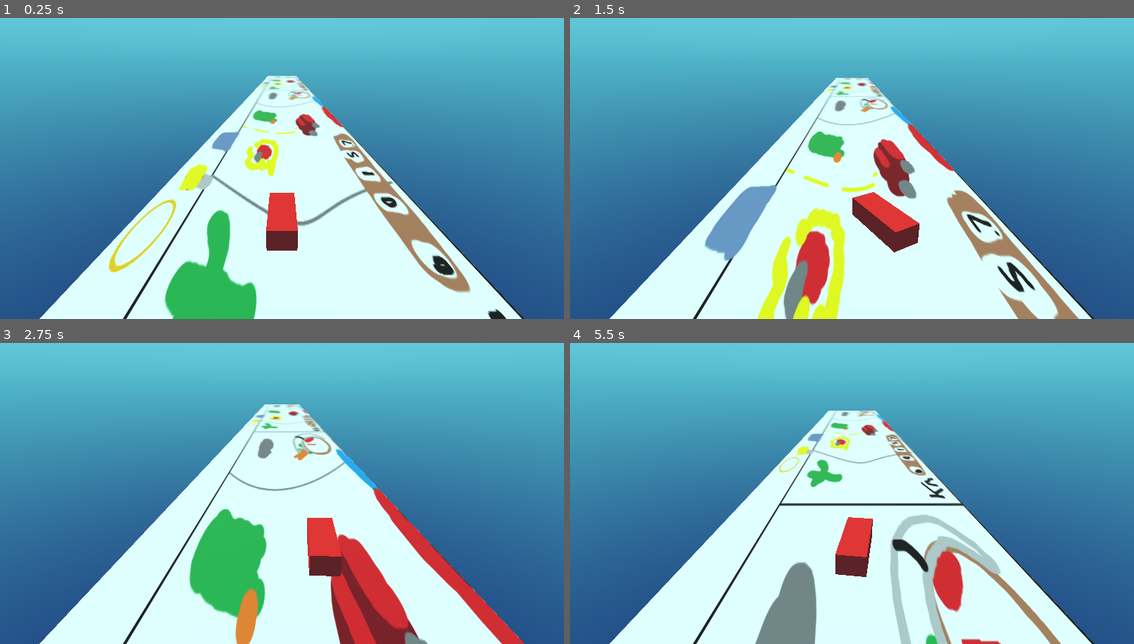
Above: before the commit, frames 1-4 (two rows, left to right).
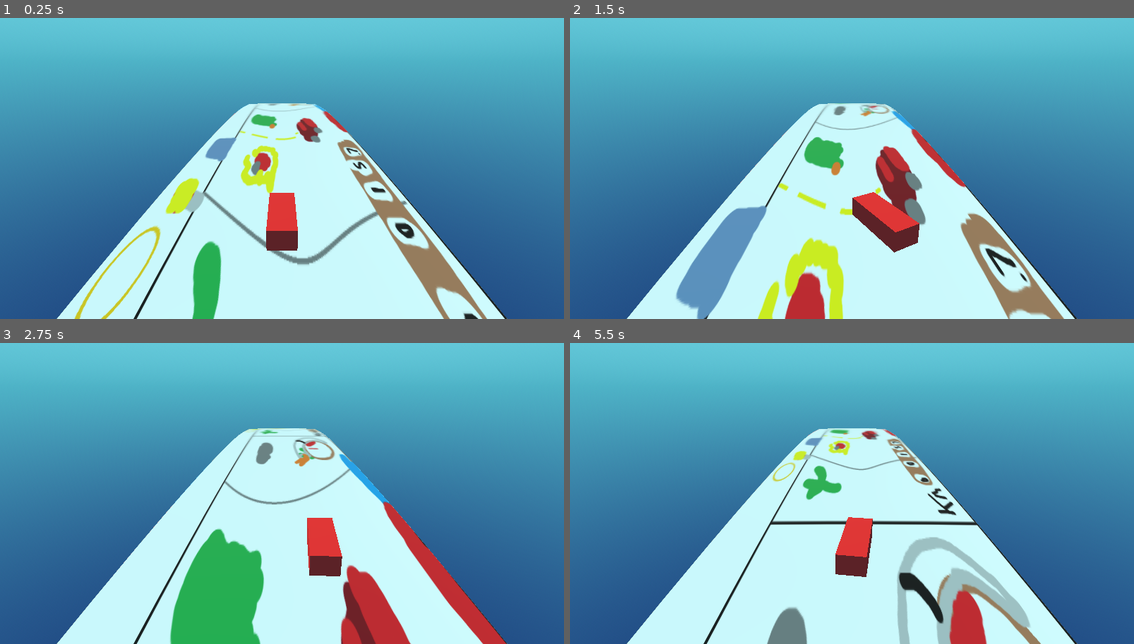
Above: after the commit, the same moments.

Repository: mpdacey/glass-half-full-jam
Game: Godot game, scene res://scenes/main_scene.tscn
The game is run twice, just before and just after one commit, with the same random seed, the same clock (stepped at 60 frames per second) and the same inputs.
Inputs (mouse positions are in pixels of both pictures, inside the frame that each line leads up to):
- Up to frame 1 (0.25 s): no input
- Up to frame 2 (1.5 s): move the mouse to (976, 144) at 0.52 s; move the mouse to (739, 177) at 1.27 s
- Up to frame 3 (2.75 s): move the mouse to (338, 415) at 2.02 s
- Up to frame 4 (5.5 s): move the mouse to (823, 547) at 2.77 s; move the mouse to (1021, 532) at 3.52 s; move the mouse to (682, 439) at 4.27 s; move the mouse to (880, 484) at 5.02 s

The runs differ from the first frame. In frame 1, 13% of the frame differs, in the area x 7-93%, y 19-100%; in frame 2, 14%; in frame 3, 12%; in frame 4, 13%.

Commit message:
Road now moves with shader instead of physically.

Diff:
--- a/scenes/main_scene.tscn
+++ b/scenes/main_scene.tscn
@@ -1,6 +1,7 @@
-[gd_scene load_steps=9 format=3 uid="uid://kaxdymo06lyx"]
+[gd_scene load_steps=10 format=3 uid="uid://kaxdymo06lyx"]
 
 [ext_resource type="PackedScene" uid="uid://dfjmcr7rm4hc" path="res://scenes/player_vehicle.tscn" id="1_w2twt"]
+[ext_resource type="Shader" uid="uid://c4c6rp47plcwj" path="res://shader/road_shader.gdshader" id="2_pu3yx"]
 [ext_resource type="Texture2D" uid="uid://cgf82balpvyuf" path="res://concept art.png" id="2_pw63i"]
 [ext_resource type="Script" uid="uid://cscsc5nnfu2sa" path="res://scripts/road_movement_controller.gd" id="3_7ykc4"]
 
@@ -19,11 +20,28 @@
 background_mode = 2
 sky = SubResource("Sky_w2twt")
 
-[sub_resource type="PlaneMesh" id="PlaneMesh_w2twt"]
+[sub_resource type="PlaneMesh" id="PlaneMesh_pu3yx"]
 size = Vector2(100, 20)
+subdivide_width = 20
+subdivide_depth = 4
 
-[sub_resource type="StandardMaterial3D" id="StandardMaterial3D_7ykc4"]
-albedo_texture = ExtResource("2_pw63i")
+[sub_resource type="ShaderMaterial" id="ShaderMaterial_gubc5"]
+render_priority = 0
+shader = ExtResource("2_pu3yx")
+shader_parameter/albedo = Color(1, 1, 1, 1)
+shader_parameter/texture_albedo = ExtResource("2_pw63i")
+shader_parameter/albedo_texture_size = Vector2i(1080, 720)
+shader_parameter/point_size = 1.0
+shader_parameter/roughness = 1.0
+shader_parameter/metallic_texture_channel = Vector4(1, 0, 0, 0)
+shader_parameter/specular = 0.5
+shader_parameter/metallic = 0.0
+shader_parameter/uv1_scale = Vector3(1, 1, 1)
+shader_parameter/uv1_offset = Vector3(0, 0, 0)
+shader_parameter/uv2_scale = Vector3(1, 1, 1)
+shader_parameter/uv2_offset = Vector3(0, 0, 0)
+shader_parameter/CURVATURE = 2.5
+shader_parameter/CURVATURE_DISTANCE = 35.0
 
 [node name="MainScene" type="Node3D"]
 
@@ -44,16 +62,11 @@
 [node name="Road" type="Node3D" parent="."]
 
 [node name="RoadSegment1" type="MeshInstance3D" parent="Road"]
-transform = Transform3D(1, 0, 0, 0, 1, 0, 0, 0, 1, 40, 0, 0)
-mesh = SubResource("PlaneMesh_w2twt")
+transform = Transform3D(1, 0, 0, 0, 1, 0, 0, 0, 1, 37, 0, 0)
+mesh = SubResource("PlaneMesh_pu3yx")
 skeleton = NodePath("../..")
-surface_material_override/0 = SubResource("StandardMaterial3D_7ykc4")
+surface_material_override/0 = SubResource("ShaderMaterial_gubc5")
 
-[node name="RoadSegment2" type="MeshInstance3D" parent="Road"]
-transform = Transform3D(1, 0, 0, 0, 1, 0, 0, 0, 1, 140, 0, 0)
-mesh = SubResource("PlaneMesh_w2twt")
-surface_material_override/0 = SubResource("StandardMaterial3D_7ykc4")
-
-[node name="RoadMovementController" type="Node" parent="Road" node_paths=PackedStringArray("road_root")]
+[node name="RoadMovementController" type="Node" parent="Road"]
 script = ExtResource("3_7ykc4")
-road_root = NodePath("..")
+road_segment_material = SubResource("ShaderMaterial_gubc5")
--- a/scripts/road_movement_controller.gd
+++ b/scripts/road_movement_controller.gd
@@ -1,7 +1,9 @@
 extends Node
 
-@export var road_root : Node3D
+@export var road_segment_material : ShaderMaterial
 @export var car_speed := 15.0
+var current_position := 0.0
 
 func _physics_process(delta: float) -> void:
-	road_root.position.x = fmod(road_root.position.x - car_speed * delta, 100.0)
+	current_position = fmod(current_position + car_speed * delta, 100.0)
+	road_segment_material.set_shader_parameter("uv1_offset", Vector2i.RIGHT * current_position / 100.0)
--- /dev/null
+++ b/shader/road_shader.gdshader
@@ -0,0 +1,48 @@
+// NOTE: Shader automatically converted from Godot Engine 4.5.stable's StandardMaterial3D.
+
+shader_type spatial;
+render_mode blend_mix, depth_draw_opaque, cull_back, diffuse_burley, specular_schlick_ggx;
+
+uniform vec4 albedo : source_color;
+uniform sampler2D texture_albedo : source_color, filter_linear_mipmap, repeat_enable;
+uniform ivec2 albedo_texture_size;
+uniform float point_size : hint_range(0.1, 128.0, 0.1);
+
+uniform float roughness : hint_range(0.0, 1.0);
+uniform sampler2D texture_metallic : hint_default_white, filter_linear_mipmap, repeat_enable;
+uniform vec4 metallic_texture_channel;
+uniform sampler2D texture_roughness : hint_roughness_r, filter_linear_mipmap, repeat_enable;
+
+uniform float specular : hint_range(0.0, 1.0, 0.01);
+uniform float metallic : hint_range(0.0, 1.0, 0.01);
+
+uniform vec3 uv1_scale;
+uniform vec3 uv1_offset;
+uniform vec3 uv2_scale;
+uniform vec3 uv2_offset;
+
+uniform float CURVATURE = 2;
+uniform float CURVATURE_DISTANCE = 25.0;
+
+void vertex() {
+	UV = UV * uv1_scale.xy + uv1_offset.xy;
+
+	NORMAL = (MODELVIEW_MATRIX * vec4(NORMAL, 0.0)).xyz;
+	float dist = length(MAIN_CAM_INV_VIEW_MATRIX[3].xyz - VERTEX) / CURVATURE_DISTANCE;
+	VERTEX.y -= pow(dist, CURVATURE);
+}
+
+void fragment() {
+	vec2 base_uv = UV;
+
+	vec4 albedo_tex = texture(texture_albedo, base_uv);
+	ALBEDO = albedo.rgb * albedo_tex.rgb;
+
+	float metallic_tex = dot(texture(texture_metallic, base_uv), metallic_texture_channel);
+	METALLIC = metallic_tex * metallic;
+	SPECULAR = specular;
+
+	vec4 roughness_texture_channel = vec4(1.0, 0.0, 0.0, 0.0);
+	float roughness_tex = dot(texture(texture_roughness, base_uv), roughness_texture_channel);
+	ROUGHNESS = roughness_tex * roughness;
+}
Not shown, added: shader/road_shader.gdshader.uid
